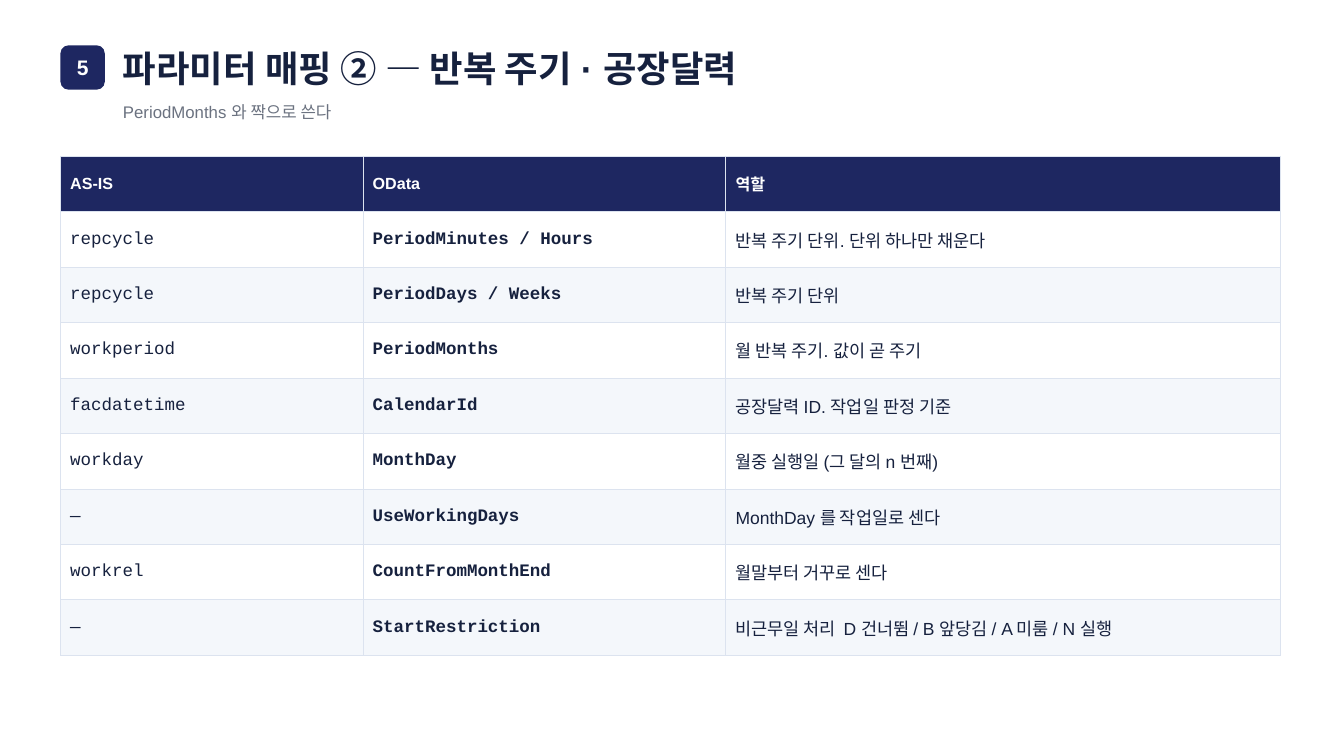
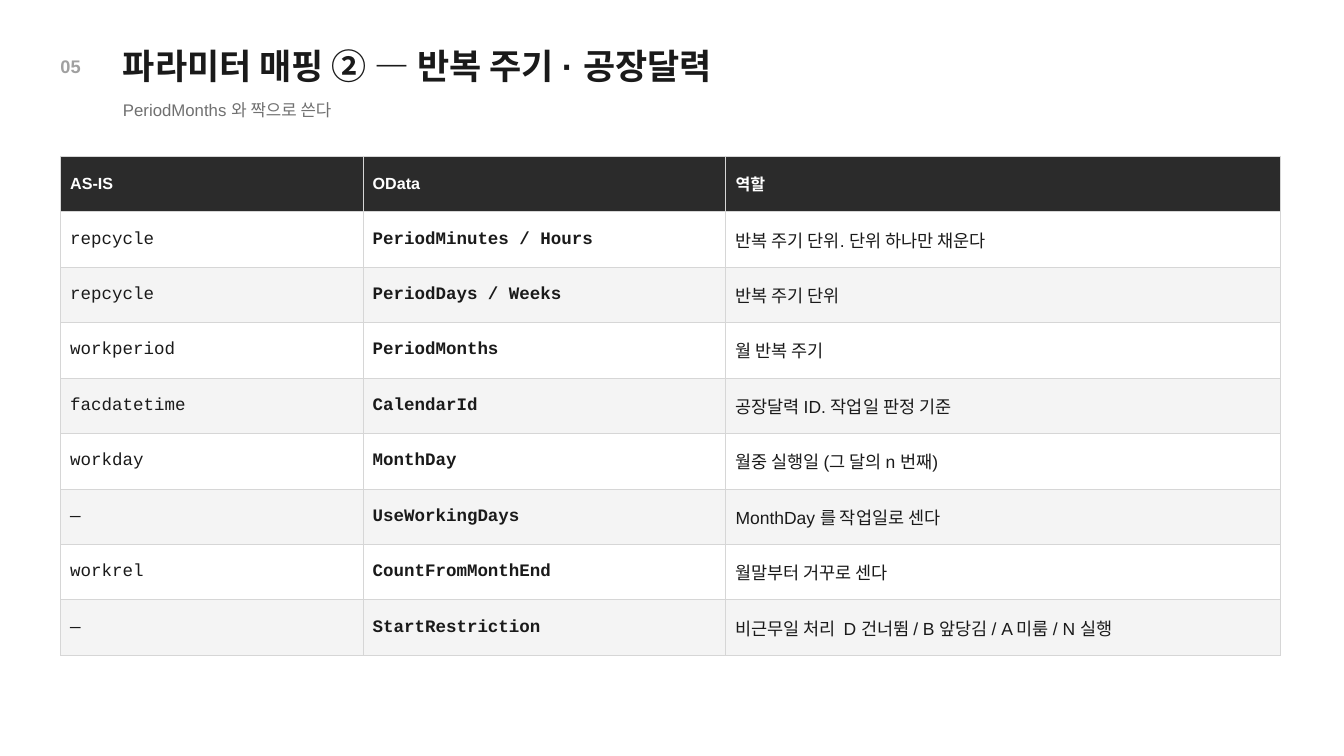
Before and after one commit to i0099222-cmd/ai, a slide deck: slide 6 of abap/zbc_job/SM36_to_OData_회의자료.pptx. Drawn at 1344x756 pixels with LibreOffice and Linux fonts; fonts in the diff are those of the drawing. Boxes give left, top, right and bottom in pixels: in the first picture for what was removed or moved away, otherwise in the second. Text is boxed around its words. In the diff, an @@ line names an element or a change of style, - is before the commit and + after.

```diff
--- a/abap/zbc_job/SM36_to_OData_회의자료.pptx
+++ b/abap/zbc_job/SM36_to_OData_회의자료.pptx
@@ text "05": place and size @@
-text "05" at box(60, 45, 105, 90)
+text "05" at box(60, 60, 80, 73)
@@ text "05" at box(60, 60, 80, 73): fill #1E2761 to none @@
@@ text "파라미터 매핑 ② — 반복 ..." at box(123, 49, 712, 83): size 26 to 25 pt, text colour #16213E to #1A1A1A @@
@@ text at box(60, 60, 80, 73): text added @@
+05
@@ text removed at box(77, 60, 89, 75) @@
-5
@@ text "PeriodMonths 와 짝으로 쓴다" at box(123, 102, 332, 118): text colour #6B7280 to #707070 @@
@@ table at box(60, 156, 1280, 641) @@
-row 4, column 3: 월 반복 주기. 값이 곧 주기
+row 4, column 3: 월 반복 주기
@@ fill #1E2761 to #2B2B2B in row 1 @@
@@ fill #F4F7FB to #F4F4F4 in 12 cells @@
@@ text colour #16213E to #1A1A1A @@
@@ borders changed @@
```
Also in this commit, not shown: 8 other slides changed, 1 slide added.
